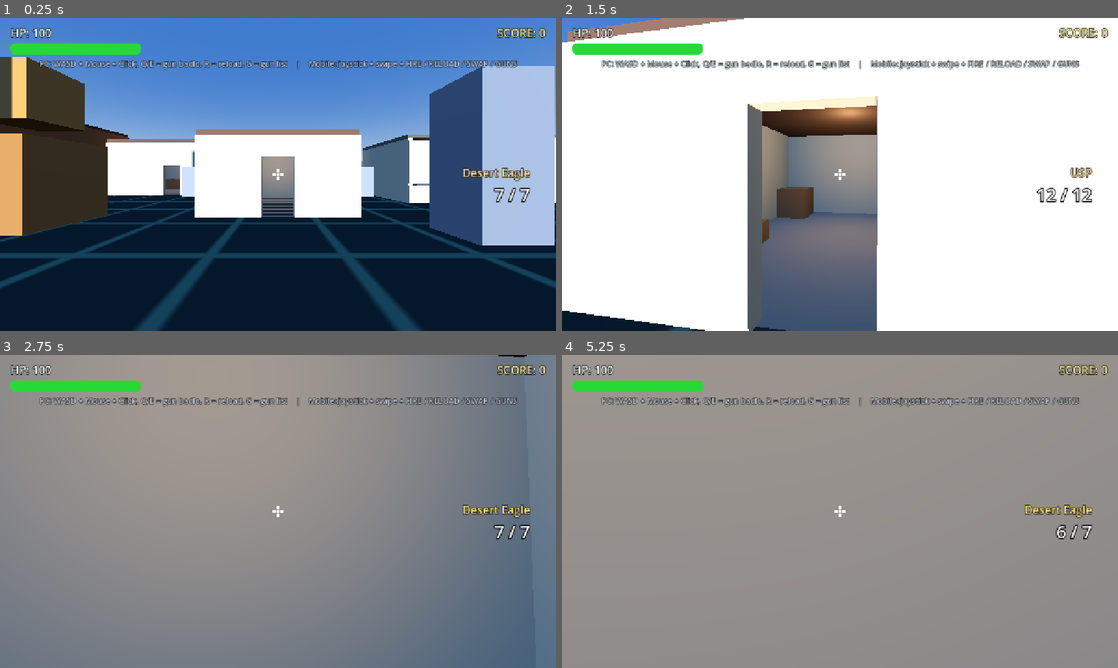
Above: before the commit, frames 1-4 (two rows, left to right).
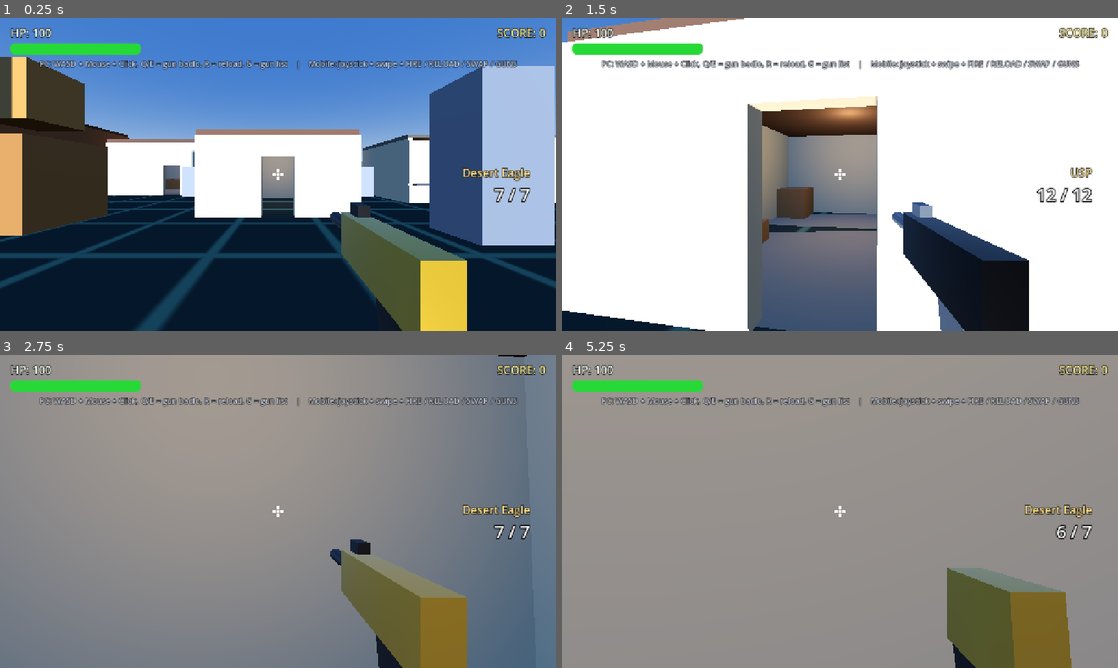
Above: after the commit, the same moments.

Repository: lk0024709-ux/Godot-fps-game-like-free-fire
Game: Godot game, scene res://scenes/main.tscn
Same seed, same stepped clock (60 frames per second), same inputs: the game is played once before the commit and once after it.
Inputs (mouse positions are in pixels of both pictures, inside the frame that each line leads up to):
- Up to frame 1 (0.25 s): no input
- Up to frame 2 (1.5 s): tap Enter at 0.5 s; move the mouse to (867, 174) at 0.52 s; press the mouse at (867, 174) at 0.53 s; hold W (move_forward) from 0.53 s (still down); tap Space (jump) at 0.77 s; move the mouse to (812, 174) at 1.27 s; release the mouse at (812, 174) at 1.28 s; tap E (next_weapon) at 1.35 s
- Up to frame 3 (2.75 s): keep holding W (move_forward); tap Space (jump) at 1.52 s; move the mouse to (289, 505) at 2.02 s; tap Q (prev_weapon) at 2.1 s
- Up to frame 4 (5.25 s): keep holding W (move_forward); move the mouse to (834, 517) at 2.77 s; tap 1 at 2.85 s; click (834, 517) at 2.92 s; tap Space (jump) at 3.02, 3.5, 3.77, 4.52 s; move the mouse to (878, 514) at 3.52 s; press the mouse at (878, 514) at 3.53 s; move the mouse to (795, 508) at 4.27 s; release the mouse at (795, 508) at 4.28 s; tap E (next_weapon) at 4.35 s; tap Enter at 5 s; move the mouse to (845, 511) at 5.02 s; tap Q (prev_weapon) at 5.1 s; click (845, 511) at 5.17 s

The runs differ from the first frame. In frame 1, 6.2% of the frame differs, in the area x 47-84%, y 57-100%; in frame 2, 6.5%, in the area x 37-84%, y 58-100%; in frame 3, 5.9%; in frame 4, 6.2%.
Error before the commit: Parse Error: Cannot infer the type of "node" variable because the value doesn't have a set type. (res://scripts/assets.gd:871)

Commit message:
Fix GDScript type inference (assets.gd nature_mesh + main.gd vectors)
Co-authored-by: arena-agent <297053741+arena-agent@users.noreply.github.com>

Diff:
--- a/scripts/assets.gd
+++ b/scripts/assets.gd
@@ -868,7 +868,7 @@
 	if meshes.size() != 1:
 		inst.free()
 		return null
-	var node := meshes[0]
+	var node: MeshInstance3D = meshes[0]
 	# converter geometry ko node me hi bake karta hai; agar transform bacha hua ho to
 	# MultiMesh galat jagah lagega -> aise model ko MultiMesh me na daalo.
 	if not node.transform.is_equal_approx(Transform3D.IDENTITY):
--- a/scripts/main.gd
+++ b/scripts/main.gd
@@ -296,7 +296,7 @@
 				push_warning("Buildings: %s (%s) ke liye jagah nahi mili -> skip"
 						% [kind, zone_name])
 				continue
-			var building := BUILDING.build(kind)
+			var building: Node3D = BUILDING.build(kind)
 			if building == null:
 				continue
 			building.position = spot["pos"]
@@ -383,8 +383,8 @@
 		if i < BOUNDARY_BOXES:
 			continue
 		var item: Array = _obstacles[i]
-		var opos := (item[0] as Vector3) * scale_f
-		var osize := (item[1] as Vector3) * scale_f
+		var opos: Vector3 = (item[0] as Vector3) * scale_f
+		var osize: Vector3 = (item[1] as Vector3) * scale_f
 		if absf(x - opos.x) < (fw + osize.x) * 0.5 + 0.4 \
 				and absf(z - opos.z) < (fd + osize.z) * 0.5 + 0.4:
 			return true
@@ -571,7 +571,8 @@
 			var item: Dictionary = items[i]
 			var s: float = float(item["scale"])
 			var basis := Basis(Vector3.UP, float(item["yaw"])).scaled(Vector3.ONE * s)
-			multimesh.set_instance_transform(i, Transform3D(basis, item["pos"]))
+			var ipos: Vector3 = item["pos"]
+			multimesh.set_instance_transform(i, Transform3D(basis, ipos))
 		var node := MultiMeshInstance3D.new()
 		node.name = "%sMultiMesh%d" % [kind.capitalize(), int(variant)]
 		node.multimesh = multimesh
--- a/scripts/selftest.gd
+++ b/scripts/selftest.gd
@@ -193,7 +193,7 @@
 		_check(vehicle_missing.is_empty(), "7 vehicles ke models mile (missing: %s)" % str(vehicle_missing))
 
 	# tree pe CapsuleShape3D collision (spec: r = 0.5)
-	var tree_prop := Assets.tree(1.0, 0)
+	var tree_prop: Node3D = Assets.tree(1.0, 0)
 	if tree_prop != null:
 		add_child(tree_prop)
 		var capsule_found := false
@@ -205,7 +205,7 @@
 		_check(capsule_found, "ped pe CapsuleShape3D collision hai")
 		tree_prop.queue_free()
 
-	var vehicle := Assets.build_vehicle_model("Taxi")
+	var vehicle: StaticBody3D = Assets.build_vehicle_model("Taxi")
 	if vehicle == null:
 		vehicle = Assets.fallback_vehicle("Taxi", Color(0.9, 0.8, 0.2))
 	_check(vehicle != null, "vehicle bana (Taxi)")
@@ -215,7 +215,7 @@
 
 	# ---- 5) BUILDINGS: chaaron types bante hain, light + solid walls ke saath ----
 	for kind in ["small_house", "big_house", "barn", "shop"]:
-		var building := BUILDING.build(kind)
+		var building: Node3D = BUILDING.build(kind)
 		_check(building != null, "building bana: %s" % kind)
 		if building == null:
 			continue
